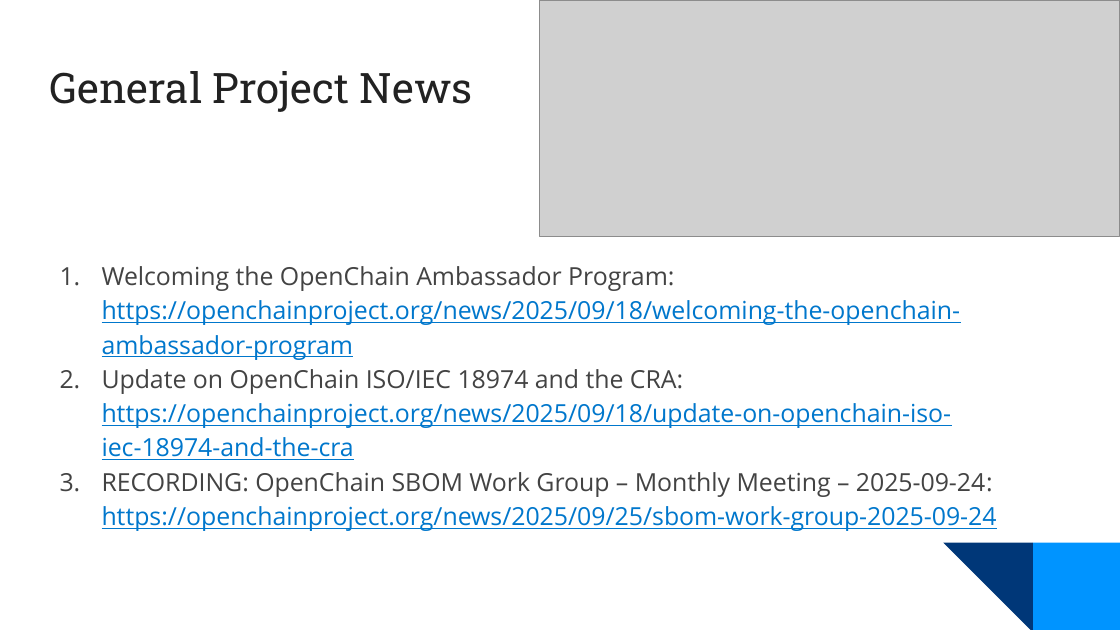
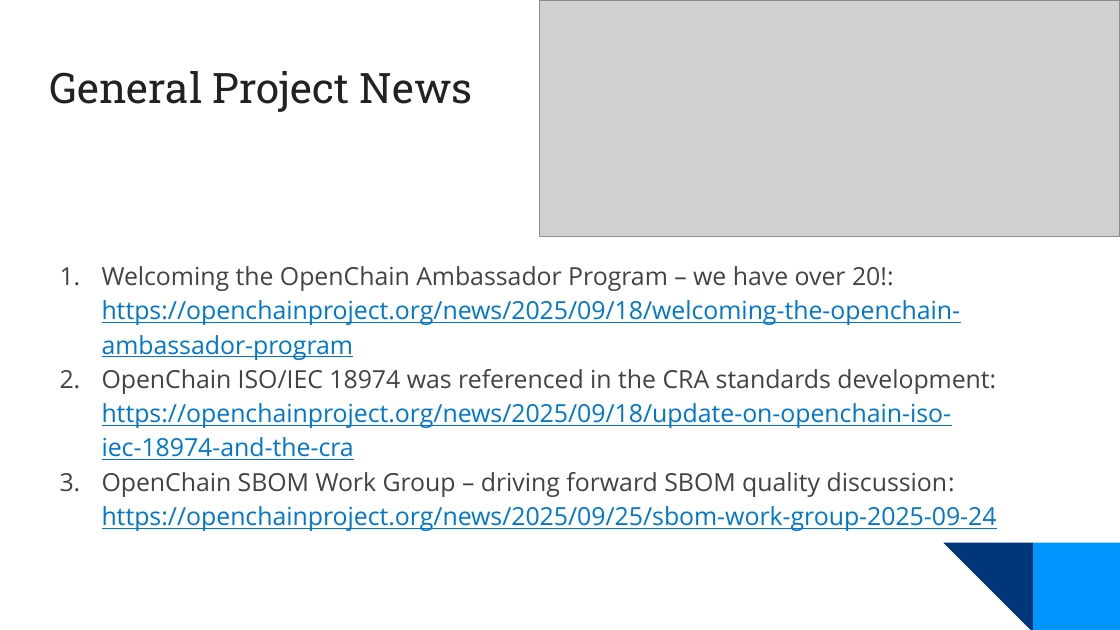
Before and after one commit to OpenChain-Project/Meeting-Slides, a slide deck: slide 5 of 2025/specification-education-monthly/2025-10-Europe-NA.pptx. Drawn at 1120x630 pixels with LibreOffice and Linux fonts; fonts in the diff are those of the drawing; grey boxes stand for pictures; background and template pictures are left out. Boxes give left, top, right and bottom in pixels: in the first picture for what was removed or moved away, otherwise in the second. Text is boxed around its words. In the diff, an @@ line names an element or a change of style, - is before the commit and + after.

```diff
--- a/2025/specification-education-monthly/2025-10-Europe-NA.pptx
+++ b/2025/specification-education-monthly/2025-10-Europe-NA.pptx
@@ text at [102,266,997,531]: text changed @@
-1. Welcoming the OpenChain Ambassador Program:
-   https://openchainproject.org/news/2025/09/18/welcoming-the-openchain-ambassador-program
-2. Update on OpenChain ISO/IEC 18974 and the CRA:
-   https://openchainproject.org/news/2025/09/18/update-on-openchain-iso-iec-18974-and-the-cra
-3. RECORDING: OpenChain SBOM Work Group – Monthly Meeting – 2025-09-24:
-   https://openchainproject.org/news/2025/09/25/sbom-work-group-2025-09-24
+1. Welcoming the OpenChain Ambassador Program – we have over 20!:
+   https://openchainproject.org/news/2025/09/18/welcoming-the-openchain-ambassador-program
+2. OpenChain ISO/IEC 18974 was referenced in the CRA standards development:
+   https://openchainproject.org/news/2025/09/18/update-on-openchain-iso-iec-18974-and-the-cra
+3. OpenChain SBOM Work Group – driving forward SBOM quality discussion:
+   https://openchainproject.org/news/2025/09/25/sbom-work-group-2025-09-24
```
Also in this commit, not shown: 6 other slides changed.
